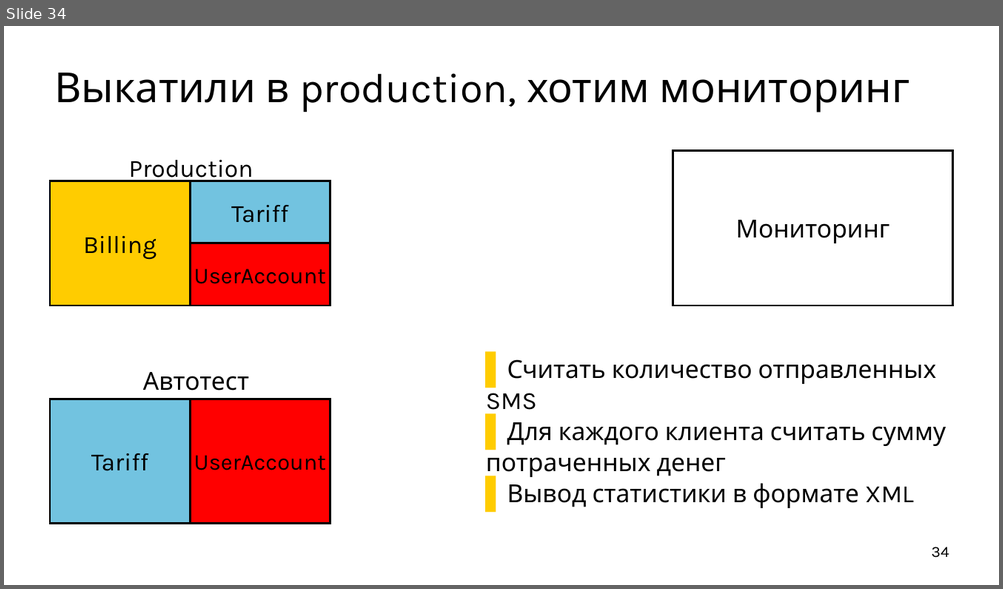
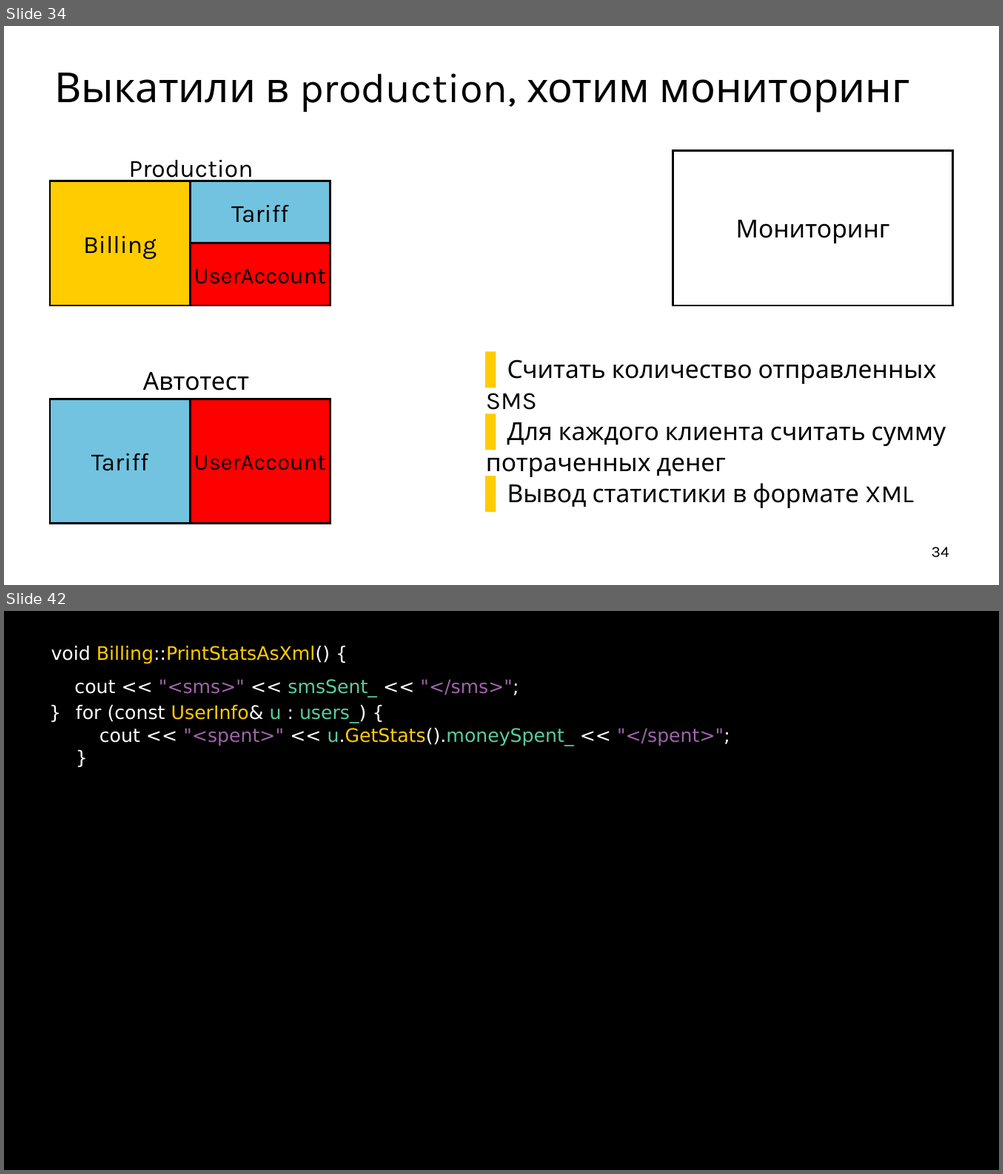
Before and after one commit to ishfb/cpprus17, a slide deck: slides.pptx. Shown one above the other, each under a label of ours: slide 34 before the commit, slides 34 and 42 after it; the slides between them are not shown. The pictures are 1003x589 and 1003x1174 pixels, drawn with LibreOffice and Linux fonts; fonts in the diff are those of the drawing. Boxes give left, top, right and bottom in pixels: in the first picture for what was removed or moved away, otherwise in the second. Text is boxed around its words. In the diff, an @@ line names an element or a change of style, - is before the commit and + after.

```diff
--- a/slides.pptx
+++ b/slides.pptx
@@ slide 42 added at [4,611,999,1170], background #FFFFFF @@
@@ text added at [4,611,999,1170], fill #000000, 36 pt, text #FFCC00 @@
+void Billing::PrintStatsAsXml() {
+cout << "<sms>" << smsSent_ << "</sms>";
@@ text added at [45,699,65,726], 36 pt, text #FFFFFF @@
+}
@@ text added at [76,705,730,746], 36 pt, text #FFFFFF @@
+for (const UserInfo& u : users_) {
+cout << "<spent>" << u.GetStats().moneySpent_ << "</spent>";
+}
```
Also in this commit, not shown: 3 slides changed, 10 other slides added, 1 other file.
